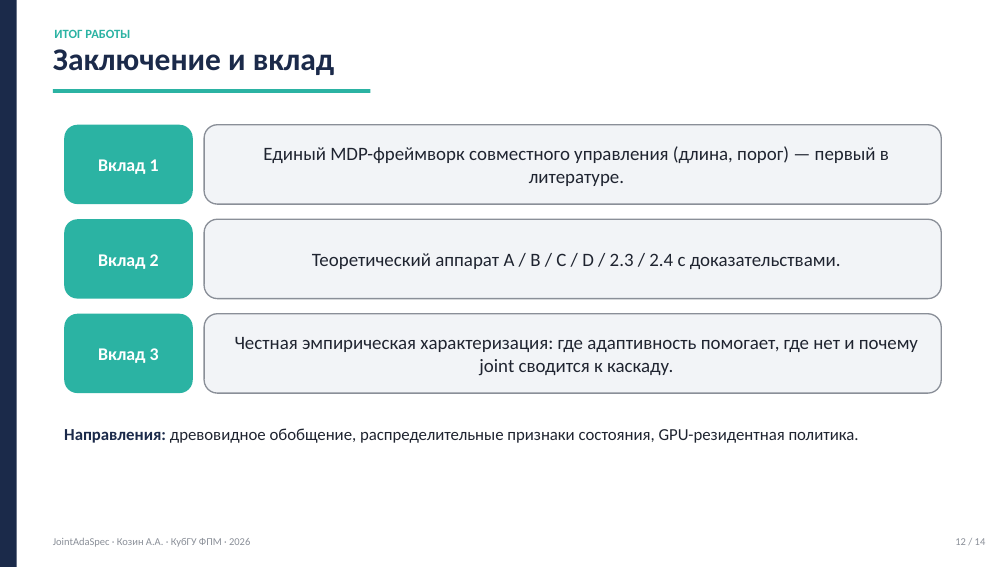
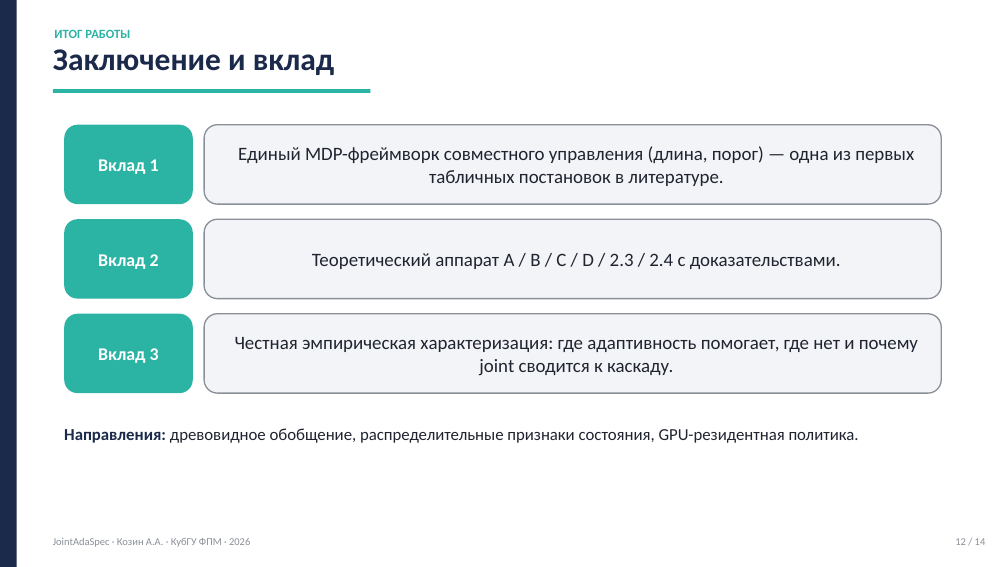
Before and after one commit to levvius/adaptive-speculative-decoding, a slide deck: slide 12 of papers/dist/JointAdaSpec_defense.pptx. Drawn at 1008x567 pixels with LibreOffice and Linux fonts; fonts in the diff are those of the drawing. Boxes give left, top, right and bottom in pixels: in the first picture for what was removed or moved away, otherwise in the second. Text is boxed around its words. In the diff, an @@ line names an element or a change of style, - is before the commit and + after.

```diff
--- a/papers/dist/JointAdaSpec_defense.pptx
+++ b/papers/dist/JointAdaSpec_defense.pptx
@@ text in rounded rectangle at <box>238,146,914,186</box>: text changed @@
-Единый MDP-фреймворк совместного управления (длина, порог) — первый в литературе.
+Единый MDP-фреймворк совместного управления (длина, порог) — одна из первых табличных постановок в литературе.
```
Also in this commit, not shown: 6 other slides changed, 3 other files.
